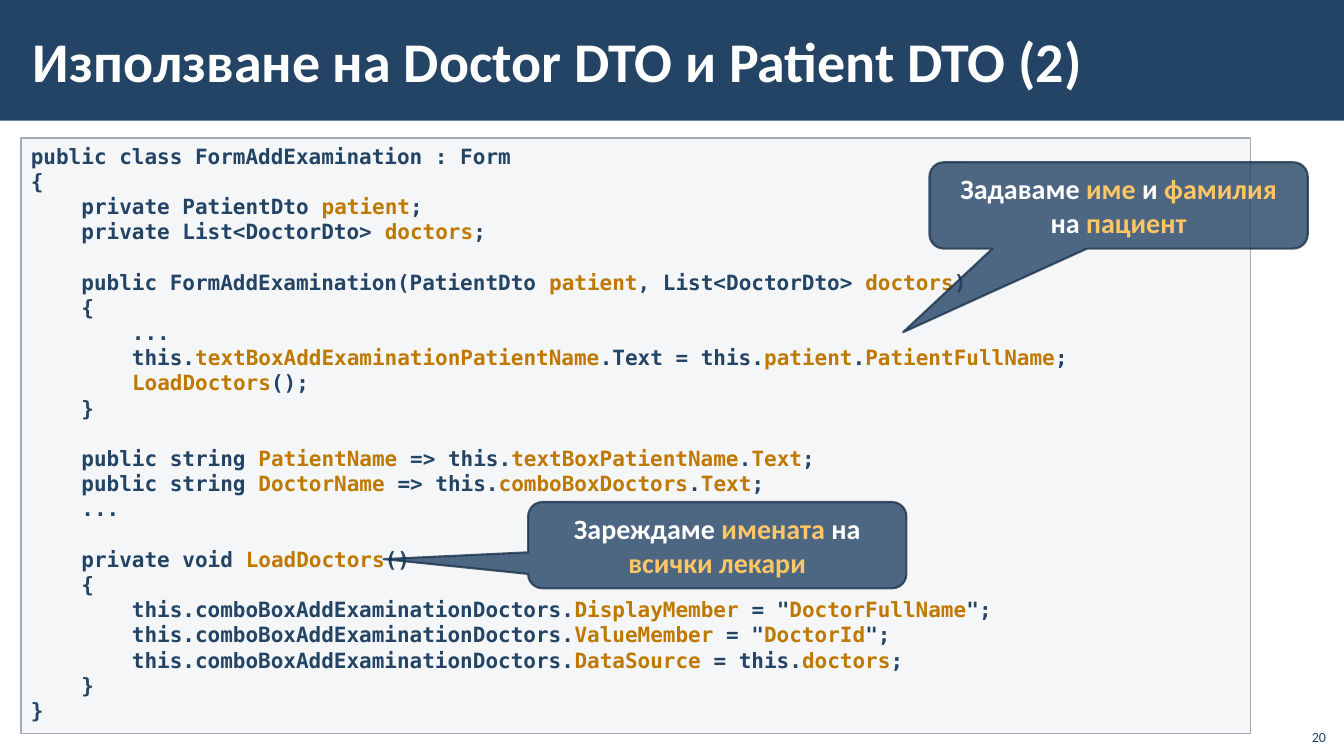
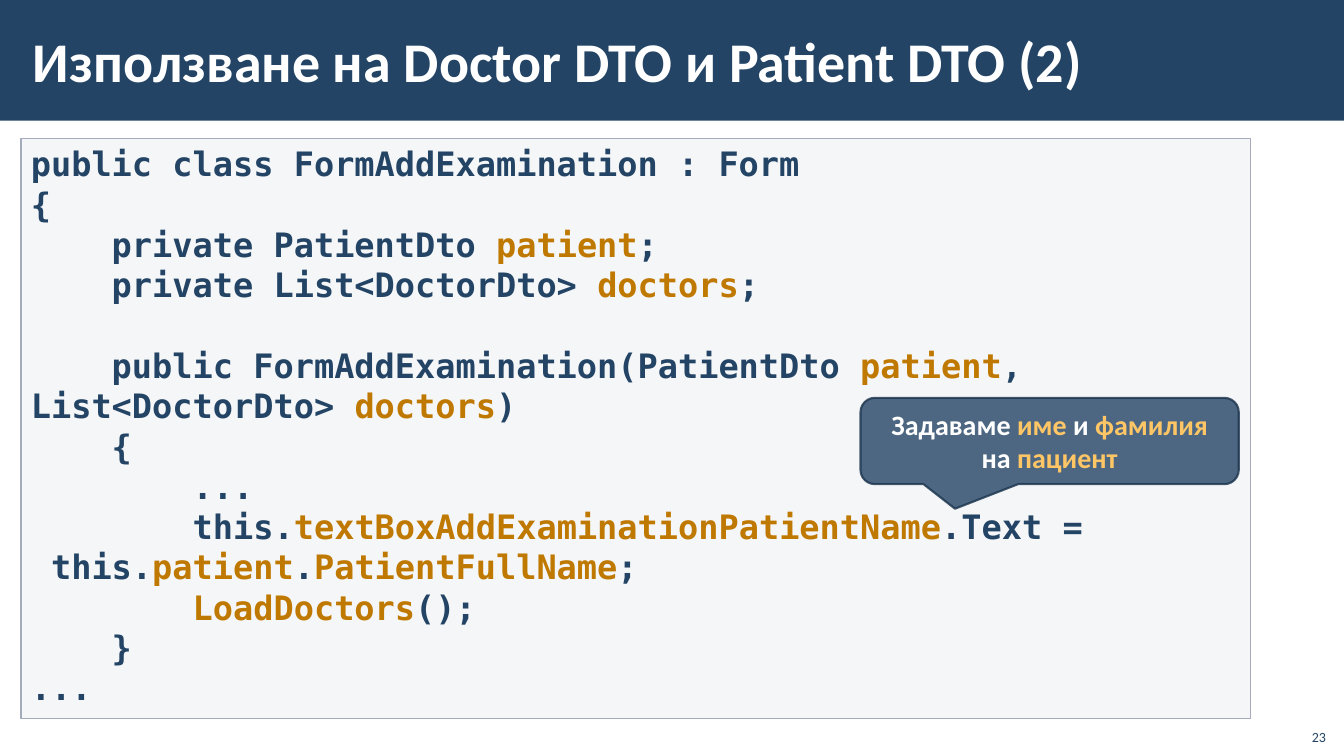
Before and after one commit to BG-IT-Edu/School-Programming, a slide deck: slide 23 of Courses/Software-Sciences/Module-4-Information-Systems-New/12-Implementation-of-Information-System/12-Implementation-of-Information-System-Third-Part.pptx (slide 20 before the commit). Drawn at 1344x756 pixels with LibreOffice and Linux fonts; fonts in the diff are those of the drawing; background and template pictures are left out. Boxes give left, top, right and bottom in pixels: in the first picture for what was removed or moved away, otherwise in the second. Text is boxed around its words. In the diff, an @@ line names an element or a change of style, - is before the commit and + after.

```diff
--- a/Courses/Software-Sciences/Module-4-Information-Systems-New/12-Implementation-of-Information-System/12-Implementation-of-Information-System-Third-Part.pptx
+++ b/Courses/Software-Sciences/Module-4-Information-Systems-New/12-Implementation-of-Information-System/12-Implementation-of-Information-System-Third-Part.pptx
@@ rectangle "public class FormAddExamination : Form": place and size @@
-rectangle "public class FormAddExamination : Form" at (21, 138, 1251, 734)
+rectangle "public class FormAddExamination : Form" at (21, 138, 1251, 719)
@@ rectangle "public class FormAddExamination : Form" at (21, 138, 1251, 719): size 15 to 24 pt @@
@@ rounded speech box "Задаваме име и фамилия на ...": place and size @@
-rounded speech box "Задаваме име и фамилия на ..." at (930, 162, 1308, 249)
+rounded speech box "Задаваме име и фамилия на ..." at (861, 398, 1239, 485)
@@ rounded speech box "Задаваме име и фамилия на ..." at (861, 398, 1239, 485): proportions changed @@
@@ text in rectangle at (81, 449, 815, 496): paragraphs removed @@
-public string PatientName => this.textBoxPatientName.Text;
-public string DoctorName => this.comboBoxDoctors.Text;
@@ rounded speech box removed at (528, 502, 906, 589) @@
-Зареждаме имената на всички лекари
@@ text in rectangle at (81, 550, 992, 671): paragraphs removed @@
-private void LoadDoctors()
-{
-this.comboBoxAddExaminationDoctors.DisplayMember = "DoctorFullName";
-this.comboBoxAddExaminationDoctors.ValueMember = "DoctorId";
-this.comboBoxAddExaminationDoctors.DataSource = this.doctors;
-}
-}
@@ page number at (1312, 733, 1326, 742): text changed @@
-20
+23
```
Also in this commit, not shown: 39 other slides changed, 5 slides added.
